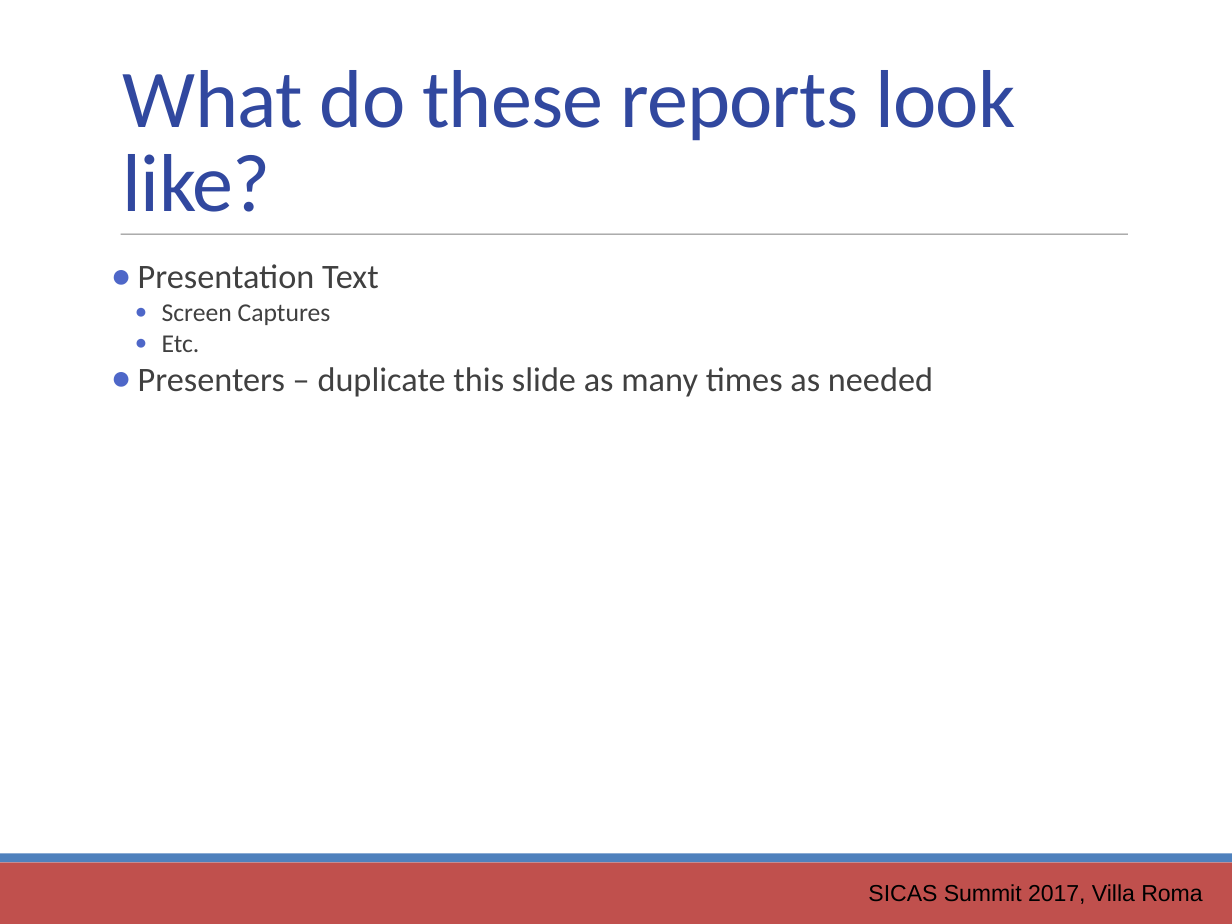
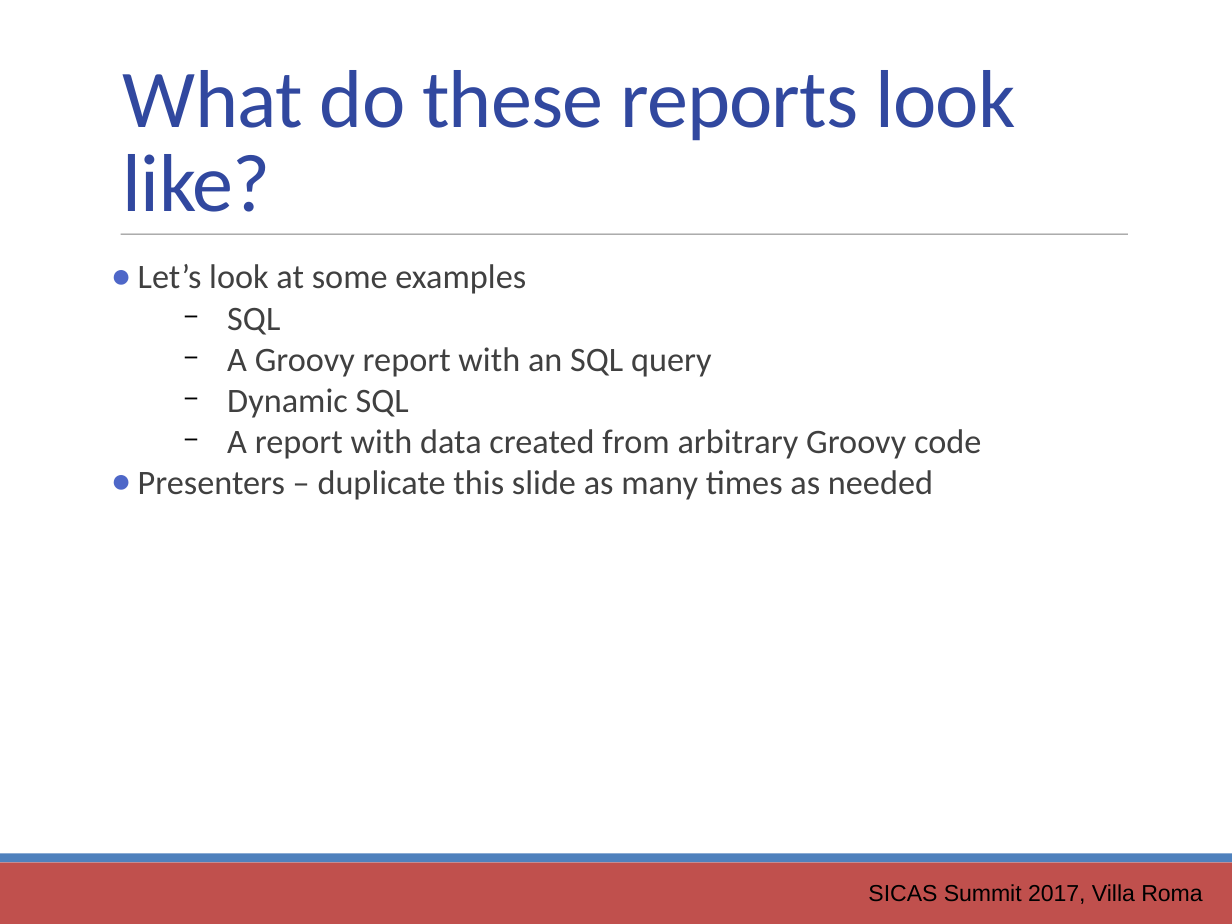
Before and after one commit to ewcole/simple_report, a slide deck: slide 11 of docs/SICAS_2017/Cole_Drop-In Reporting with Groovy.pptx. Drawn at 1232x924 pixels with LibreOffice and Linux fonts; fonts in the diff are those of the drawing. Boxes give left, top, right and bottom in pixels: in the first picture for what was removed or moved away, otherwise in the second. Text is boxed around its words. In the diff, an @@ line names an element or a change of style, - is before the commit and + after.

```diff
--- a/docs/SICAS_2017/Cole_Drop-In Reporting with Groovy.pptx
+++ b/docs/SICAS_2017/Cole_Drop-In Reporting with Groovy.pptx
@@ text at [138,264,981,459]: text changed; size 15 to 20 pt @@
-● Presentation Text
-      ● Screen Captures
-      ● Etc.
+● Let’s look at some examples
+  − SQL
+  − A Groovy report with an SQL query
+  − Dynamic SQL
+  − A report with data created from arbitrary Groovy code
```
Also in this commit, not shown: 2 other slides changed.
